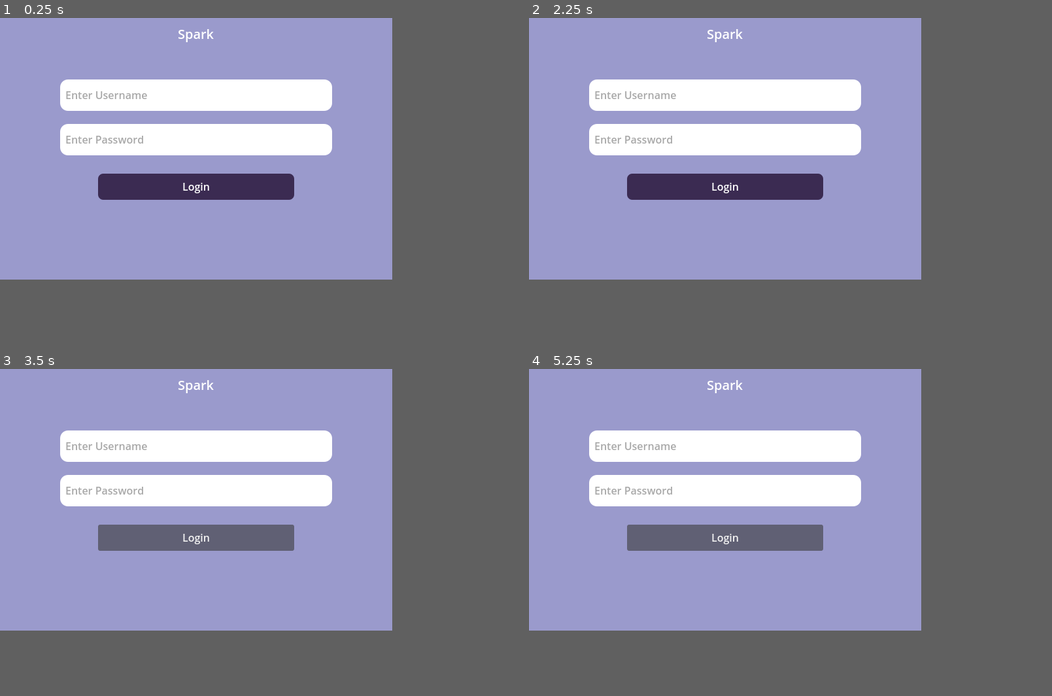
Above: before the commit, frames 1-4 (two rows, left to right).
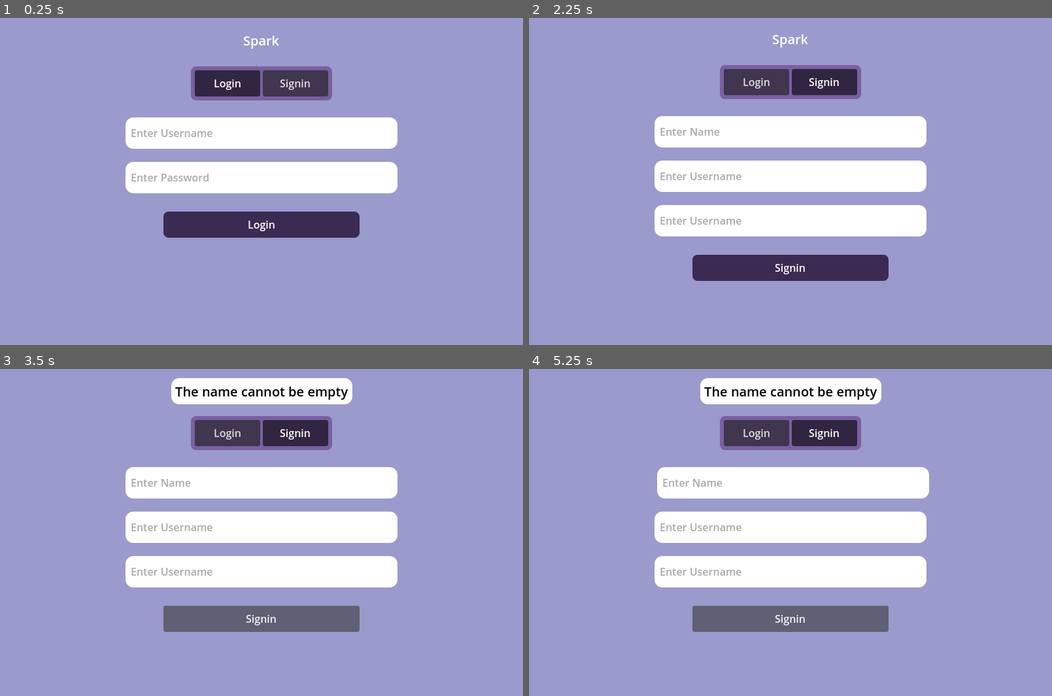
Above: after the commit, the same moments.

Repository: Song-Hong/spark
Game: Godot game, scene res://Pages/Song/Song.tscn
Same seed, same stepped clock (60 frames per second), same inputs: the game is played once before the commit and once after it.
Inputs (mouse positions are in pixels of both pictures, inside the frame that each line leads up to):
- Up to frame 1 (0.25 s): no input
- Up to frame 2 (2.25 s): click "Login" at 0.5 s; click "Login" at 1.25 s; click (748, 70) at 2 s, where only the run after the commit has a clickable "Signin"
- Up to frame 3 (3.5 s): click "Login" (after the commit: "Signin") at 2.75 s
- Up to frame 4 (5.25 s): click "Login" at 3.5 s; click (748, 421) at 4.25 s, where only the run after the commit has a clickable "Signin"; click "Login" (after the commit: "Signin") at 5 s
In our replay, the window is 600x400 before the commit and 800x500 after it. These sizes can differ from the game's own. Grey fills any space a smaller window leaves; there, only what the larger window draws over its background counts as a difference.

The runs differ from the first frame. In frame 1, 19% of the frame differs, in the area x 11-76%, y 3-68%; in frame 2, 25%; in frame 3, 27%; in frame 4, 27%, in the area x 11-77%, y 2-81%.

Commit message:
feat : singin
new module tip
new module Animation
add signin account

Diff:
--- a/Pages/LoginPage/LoginPage.tscn
+++ b/Pages/LoginPage/LoginPage.tscn
@@ -1,15 +1,16 @@
-[gd_scene load_steps=9 format=3 uid="uid://cxo84sklosl5i"]
+[gd_scene load_steps=10 format=3 uid="uid://cxo84sklosl5i"]
 
 [ext_resource type="Script" path="res://Pages/LoginPage/login_page.gd" id="1_icq30"]
 [ext_resource type="ButtonGroup" uid="uid://dsyh40qrwa2jo" path="res://Pages/LoginPage/LoginPage.tres" id="2_47xag"]
 [ext_resource type="Script" path="res://Pages/LoginPage/choose_login_mode_controller.gd" id="3_ynso5"]
 [ext_resource type="Script" path="res://Pages/LoginPage/login_controller.gd" id="4_xc54x"]
+[ext_resource type="Script" path="res://Pages/LoginPage/signin_controller.gd" id="5_u6jfe"]
 
 [sub_resource type="StyleBoxFlat" id="StyleBoxFlat_p5wap"]
 bg_color = Color(0.603922, 0.603922, 0.8, 1)
 
 [sub_resource type="StyleBoxFlat" id="StyleBoxFlat_17m5m"]
-bg_color = Color(0.82606, 0.82606, 0.82606, 1)
+bg_color = Color(0.478708, 0.375359, 0.632119, 1)
 corner_radius_top_left = 8
 corner_radius_top_right = 8
 corner_radius_bottom_right = 8
@@ -37,12 +38,18 @@
 corner_radius_bottom_right = 8
 corner_radius_bottom_left = 8
 
-[node name="LoginPage" type="Node" node_paths=PackedStringArray("Username", "Password", "LoginBtn")]
+[node name="LoginPage" type="Node" node_paths=PackedStringArray("LoginPnael", "Username", "Password", "LoginBtn", "SigninPanel", "SigninName", "SigninUsername", "SigninPassword", "SigninLoginBtn")]
 script = ExtResource("1_icq30")
 ChooseMode = ExtResource("2_47xag")
-Username = NodePath("PanelContainer/View/MarginContainer/VBoxContainer/Username")
-Password = NodePath("PanelContainer/View/MarginContainer/VBoxContainer/Password")
-LoginBtn = NodePath("PanelContainer/View/MarginContainer/VBoxContainer/Button")
+LoginPnael = NodePath("PanelContainer/MarginContainer/View/LoginPanel")
+Username = NodePath("PanelContainer/MarginContainer/View/LoginPanel/VBoxContainer/Username")
+Password = NodePath("PanelContainer/MarginContainer/View/LoginPanel/VBoxContainer/Password")
+LoginBtn = NodePath("PanelContainer/MarginContainer/View/LoginPanel/VBoxContainer/Button")
+SigninPanel = NodePath("PanelContainer/MarginContainer/View/SigninPanel")
+SigninName = NodePath("PanelContainer/MarginContainer/View/SigninPanel/VBoxContainer/Name")
+SigninUsername = NodePath("PanelContainer/MarginContainer/View/SigninPanel/VBoxContainer/Username")
+SigninPassword = NodePath("PanelContainer/MarginContainer/View/SigninPanel/VBoxContainer/Password")
+SigninLoginBtn = NodePath("PanelContainer/MarginContainer/View/SigninPanel/VBoxContainer/Button")
 
 [node name="PanelContainer" type="PanelContainer" parent="."]
 anchors_preset = 15
@@ -54,82 +61,88 @@
 size_flags_vertical = 3
 theme_override_styles/panel = SubResource("StyleBoxFlat_p5wap")
 
-[node name="View" type="VBoxContainer" parent="PanelContainer"]
-layout_mode = 2
-
-[node name="AppTitle" type="MarginContainer" parent="PanelContainer/View"]
-layout_mode = 2
-size_flags_horizontal = 4
-size_flags_vertical = 0
-theme_override_constants/margin_top = 10
-
-[node name="Label" type="Label" parent="PanelContainer/View/AppTitle"]
+[node name="AppTitle" type="MarginContainer" parent="PanelContainer"]
+layout_mode = 2
+size_flags_horizontal = 4
+size_flags_vertical = 0
+theme_override_constants/margin_top = 20
+
+[node name="Label" type="Label" parent="PanelContainer/AppTitle"]
 layout_mode = 2
 theme_override_colors/font_color = Color(1, 1, 1, 1)
 theme_override_font_sizes/font_size = 20
 text = "Spark"
 
-[node name="ChooseLoginMode" type="MarginContainer" parent="PanelContainer/View"]
+[node name="ChooseLoginMode" type="MarginContainer" parent="PanelContainer"]
+layout_mode = 2
+size_flags_horizontal = 4
+size_flags_vertical = 0
+theme_override_constants/margin_top = 80
+
+[node name="Background" type="PanelContainer" parent="PanelContainer/ChooseLoginMode"]
+layout_mode = 2
+theme_override_styles/panel = SubResource("StyleBoxFlat_17m5m")
+
+[node name="HBoxContainer" type="HBoxContainer" parent="PanelContainer/ChooseLoginMode/Background"]
+layout_mode = 2
+
+[node name="Login" type="Button" parent="PanelContainer/ChooseLoginMode/Background/HBoxContainer"]
+custom_minimum_size = Vector2(100, 40)
+layout_mode = 2
+focus_mode = 0
+toggle_mode = true
+button_pressed = true
+button_group = ExtResource("2_47xag")
+text = "Login"
+
+[node name="Signin" type="Button" parent="PanelContainer/ChooseLoginMode/Background/HBoxContainer"]
+custom_minimum_size = Vector2(100, 40)
+layout_mode = 2
+focus_mode = 0
+toggle_mode = true
+button_group = ExtResource("2_47xag")
+text = "Signin"
+
+[node name="QRCode" type="Button" parent="PanelContainer/ChooseLoginMode/Background/HBoxContainer"]
 visible = false
-layout_mode = 2
-size_flags_horizontal = 4
-size_flags_vertical = 0
-theme_override_constants/margin_top = 40
-
-[node name="Background" type="PanelContainer" parent="PanelContainer/View/ChooseLoginMode"]
-layout_mode = 2
-theme_override_styles/panel = SubResource("StyleBoxFlat_17m5m")
-
-[node name="HBoxContainer" type="HBoxContainer" parent="PanelContainer/View/ChooseLoginMode/Background"]
-layout_mode = 2
-
-[node name="Login" type="Button" parent="PanelContainer/View/ChooseLoginMode/Background/HBoxContainer"]
-custom_minimum_size = Vector2(100, 40)
-layout_mode = 2
-focus_mode = 0
-toggle_mode = true
-button_pressed = true
-button_group = ExtResource("2_47xag")
-text = "Login"
-
-[node name="Signin" type="Button" parent="PanelContainer/View/ChooseLoginMode/Background/HBoxContainer"]
-custom_minimum_size = Vector2(100, 40)
-layout_mode = 2
-toggle_mode = true
-button_group = ExtResource("2_47xag")
-text = "Signin"
-
-[node name="QRCode" type="Button" parent="PanelContainer/View/ChooseLoginMode/Background/HBoxContainer"]
+custom_minimum_size = Vector2(100, 40)
+layout_mode = 2
+focus_mode = 0
+toggle_mode = true
+button_group = ExtResource("2_47xag")
+text = "QRCode"
+
+[node name="Other" type="Button" parent="PanelContainer/ChooseLoginMode/Background/HBoxContainer"]
 visible = false
 custom_minimum_size = Vector2(100, 40)
 layout_mode = 2
 focus_mode = 0
 toggle_mode = true
 button_group = ExtResource("2_47xag")
-text = "QRCode"
-
-[node name="Other" type="Button" parent="PanelContainer/View/ChooseLoginMode/Background/HBoxContainer"]
-custom_minimum_size = Vector2(100, 40)
-layout_mode = 2
-focus_mode = 0
-toggle_mode = true
-button_group = ExtResource("2_47xag")
 text = "Forget"
 
-[node name="MarginContainer" type="MarginContainer" parent="PanelContainer/View"]
+[node name="MarginContainer" type="MarginContainer" parent="PanelContainer"]
+layout_mode = 2
+mouse_filter = 2
+theme_override_constants/margin_top = 140
+
+[node name="View" type="VBoxContainer" parent="PanelContainer/MarginContainer"]
+layout_mode = 2
+
+[node name="LoginPanel" type="MarginContainer" parent="PanelContainer/MarginContainer/View"]
 layout_mode = 2
 size_flags_horizontal = 4
 size_flags_vertical = 4
 theme_override_constants/margin_left = 100
-theme_override_constants/margin_top = 60
+theme_override_constants/margin_top = 20
 theme_override_constants/margin_right = 100
 theme_override_constants/margin_bottom = 100
 
-[node name="VBoxContainer" type="VBoxContainer" parent="PanelContainer/View/MarginContainer"]
+[node name="VBoxContainer" type="VBoxContainer" parent="PanelContainer/MarginContainer/View/LoginPanel"]
 layout_mode = 2
 theme_override_constants/separation = 36
 
-[node name="Username" type="LineEdit" parent="PanelContainer/View/MarginContainer/VBoxContainer"]
+[node name="Username" type="LineEdit" parent="PanelContainer/MarginContainer/View/LoginPanel/VBoxContainer"]
 custom_minimum_size = Vector2(400, 32)
 layout_mode = 2
 size_flags_horizontal = 4
@@ -142,7 +155,7 @@
 theme_override_styles/normal = SubResource("StyleBoxFlat_jcxrl")
 placeholder_text = "Enter Username"
 
-[node name="Password" type="LineEdit" parent="PanelContainer/View/MarginContainer/VBoxContainer"]
+[node name="Password" type="LineEdit" parent="PanelContainer/MarginContainer/View/LoginPanel/VBoxContainer"]
 custom_minimum_size = Vector2(400, 32)
 layout_mode = 2
 size_flags_horizontal = 4
@@ -156,7 +169,7 @@
 placeholder_text = "Enter Password"
 secret = true
 
-[node name="Button" type="Button" parent="PanelContainer/View/MarginContainer/VBoxContainer"]
+[node name="Button" type="Button" parent="PanelContainer/MarginContainer/View/LoginPanel/VBoxContainer"]
 custom_minimum_size = Vector2(300, 40)
 layout_mode = 2
 size_flags_horizontal = 4
@@ -166,6 +179,70 @@
 text = "Login
 "
 
+[node name="SigninPanel" type="MarginContainer" parent="PanelContainer/MarginContainer/View"]
+visible = false
+layout_mode = 2
+size_flags_horizontal = 4
+size_flags_vertical = 4
+theme_override_constants/margin_left = 100
+theme_override_constants/margin_top = 20
+theme_override_constants/margin_right = 100
+theme_override_constants/margin_bottom = 100
+
+[node name="VBoxContainer" type="VBoxContainer" parent="PanelContainer/MarginContainer/View/SigninPanel"]
+layout_mode = 2
+theme_override_constants/separation = 36
+
+[node name="Name" type="LineEdit" parent="PanelContainer/MarginContainer/View/SigninPanel/VBoxContainer"]
+custom_minimum_size = Vector2(400, 32)
+layout_mode = 2
+size_flags_horizontal = 4
+size_flags_vertical = 0
+theme_override_colors/caret_color = Color(0, 0, 0, 1)
+theme_override_colors/font_placeholder_color = Color(0.65834, 0.65834, 0.65834, 1)
+theme_override_colors/font_color = Color(0, 0, 0, 1)
+theme_override_styles/focus = SubResource("StyleBoxFlat_jcxrl")
+theme_override_styles/read_only = SubResource("StyleBoxFlat_jcxrl")
+theme_override_styles/normal = SubResource("StyleBoxFlat_jcxrl")
+placeholder_text = "Enter Name"
+
+[node name="Username" type="LineEdit" parent="PanelContainer/MarginContainer/View/SigninPanel/VBoxContainer"]
+custom_minimum_size = Vector2(400, 32)
+layout_mode = 2
+size_flags_horizontal = 4
+size_flags_vertical = 0
+theme_override_colors/caret_color = Color(0, 0, 0, 1)
+theme_override_colors/font_placeholder_color = Color(0.65834, 0.65834, 0.65834, 1)
+theme_override_colors/font_color = Color(0, 0, 0, 1)
+theme_override_styles/focus = SubResource("StyleBoxFlat_jcxrl")
+theme_override_styles/read_only = SubResource("StyleBoxFlat_jcxrl")
+theme_override_styles/normal = SubResource("StyleBoxFlat_jcxrl")
+placeholder_text = "Enter Username"
+
+[node name="Password" type="LineEdit" parent="PanelContainer/MarginContainer/View/SigninPanel/VBoxContainer"]
+custom_minimum_size = Vector2(400, 32)
+layout_mode = 2
+size_flags_horizontal = 4
+size_flags_vertical = 0
+theme_override_colors/caret_color = Color(0, 0, 0, 1)
+theme_override_colors/font_placeholder_color = Color(0.65834, 0.65834, 0.65834, 1)
+theme_override_colors/font_color = Color(0, 0, 0, 1)
+theme_override_styles/focus = SubResource("StyleBoxFlat_jcxrl")
+theme_override_styles/read_only = SubResource("StyleBoxFlat_jcxrl")
+theme_override_styles/normal = SubResource("StyleBoxFlat_jcxrl")
+placeholder_text = "Enter Username"
+secret = true
+
+[node name="Button" type="Button" parent="PanelContainer/MarginContainer/View/SigninPanel/VBoxContainer"]
+custom_minimum_size = Vector2(300, 40)
+layout_mode = 2
+size_flags_horizontal = 4
+focus_mode = 0
+theme_override_colors/font_color = Color(1, 1, 1, 1)
+theme_override_styles/normal = SubResource("StyleBoxFlat_d6xcu")
+text = "Signin
+"
+
 [node name="Controller" type="Node" parent="."]
 
 [node name="ChooseLoginModeController" type="Node" parent="Controller"]
@@ -173,3 +250,6 @@
 
 [node name="LoginController" type="Node" parent="Controller"]
 script = ExtResource("4_xc54x")
+
+[node name="SigninController" type="Node" parent="Controller"]
+script = ExtResource("5_u6jfe")
--- a/Pages/LoginPage/choose_login_mode_controller.gd
+++ b/Pages/LoginPage/choose_login_mode_controller.gd
@@ -11,5 +11,10 @@
 
 #模式切换
 func mode_change(btn):
-	print(btn.name)
-	pass
+	match btn.name:
+		"Login":
+			$"../..".LoginPnael.visible  = true
+			$"../..".SigninPanel.visible = false
+		"Signin":
+			$"../..".LoginPnael.visible  = false
+			$"../..".SigninPanel.visible = true
--- a/Pages/LoginPage/login_controller.gd
+++ b/Pages/LoginPage/login_controller.gd
@@ -21,6 +21,7 @@
 
 #当获取到登陆请求回馈
 func _on_login_state_receive(data):
+	print(data)
 	if data.S == 1: #登陆成功
 		#将当前登陆ID存储至数据中
 		Song.Module.Data.SelfID = data.ID
@@ -30,7 +31,6 @@
 		var view  = $"../..".get_parent()
 		var scene = load("res://Pages/MainPage/MainPage.tscn").instantiate()
 		view.add_child(scene)
-		scene = null
 		view.remove_child($"../..")
 	else:           #登陆失败
 		print("登陆失败")
--- a/Pages/LoginPage/login_page.gd
+++ b/Pages/LoginPage/login_page.gd
@@ -1,11 +1,19 @@
 #登陆场景
 extends Node
 
-@export var ChooseMode:ButtonGroup #选择的登陆模式
-@export var Username:LineEdit      #账号
-@export var Password:LineEdit      #密码
-@export var LoginBtn:Button        #登陆按钮
+@export var ChooseMode:ButtonGroup      #选择的登陆模式
+
+@export var LoginPnael:MarginContainer  #登陆界面
+@export var Username:LineEdit           #账号
+@export var Password:LineEdit           #密码
+@export var LoginBtn:Button             #登陆按钮
+
+@export var SigninPanel:MarginContainer #注册界面
+@export var SigninName:LineEdit         #名称
+@export var SigninUsername:LineEdit     #账号
+@export var SigninPassword:LineEdit     #密码
+@export var SigninLoginBtn:Button       #登陆按钮
 
 #初始化
 func _ready():
-	get_window().size = Vector2(600,400)
+	get_window().size = Vector2(800,500)
--- /dev/null
+++ b/Pages/LoginPage/signin_controller.gd
@@ -0,0 +1,72 @@
+#注册管理
+extends Node
+
+#初始化
+func _ready():
+	$"../..".SigninLoginBtn.connect("pressed",Callable(self,"_on_pressed"))
+	Song.Module.Net.receive.connect("singin_state_receive",Callable(self,"_on_singin_state_receive"))
+
+#退出时清除订阅
+func _exit_tree():
+	$"../..".SigninLoginBtn.disconnect("pressed",Callable(self,"_on_pressed"))
+	Song.Module.Net.receive.disconnect("singin_state_receive",Callable(self,"_on_singin_state_receive"))
+
+#当按钮点击时
+func _on_pressed():
+	#获取输入值
+	var new_name = str($"../..".SigninName.text)
+	var username = str($"../..".SigninUsername.text)
+	var password = str($"../..".SigninPassword.text)
+
+	print("注册")
+	#用户名检测
+	if new_name == "" or new_name.length()<1:
+		Song.Module.Tip.tip("The name cannot be empty")
+		Song.Module.AnimationU.shake($"../..".SigninName)
+		return
+	elif new_name.length() < 4:
+		Song.Module.Tip.tip("Name number must be greater than 4 digits")
+		Song.Module.AnimationU.shake($"../..".SigninName)
+		return
+
+	#账号检测
+	if username == "":
+		Song.Module.Tip.tip("The username cannot be empty")
+		Song.Module.AnimationU.shake($"../..".SigninUsername)
+		return
+	elif username.length() < 8:
+		Song.Module.Tip.tip("Username number must be greater than 8 digits")
+		Song.Module.AnimationU.shake($"../..".SigninUsername)
+		return
+
+	if password == "":
+		Song.Module.Tip.tip("The password cannot be empty")
+		Song.Module.AnimationU.shake($"../..".SigninPassword)
+		return
+	elif password.length() < 8:
+		Song.Module.Tip.tip("Password number must be greater than 8 digits")
+		Song.Module.AnimationU.shake($"../..".SigninPassword)
+		return
+
+	#向服务器发送注册请求
+	var json     = NetJson.new()
+	json.Type    = 10002
+	json.Data.U  = username
+	json.Data.P  = password
+	json.Data.N  = new_name
+	Song.Module.Net.send(json.to_json())
+
+func _on_singin_state_receive(data):
+	#S:是否注册成功;ID:用户ID(只会在注册成功时返回)
+	if data.S == 1: #注册成功
+		Song.Module.Data.SelfID = data.ID
+		Song.Module.Data.Name   = $"../..".SigninName.text
+
+		#切换场景
+		var view  = $"../..".get_parent()
+		var scene = load("res://Pages/MainPage/MainPage.tscn").instantiate()
+		view.add_child(scene)
+		view.remove_child($"../..")
+	else:
+		Song.Module.Tip.tip("Account duplication")
+		Song.Module.AnimationU.shakei(get_window())
--- /dev/null
+++ b/Pages/Song/Perfabs/tip.gd
@@ -0,0 +1,10 @@
+#提示界面
+extends Label
+
+#销毁时间
+var destory_time = 3
+
+#自销毁
+func _ready():
+	await get_tree().create_timer(destory_time).timeout
+	get_parent().remove_child(self)
--- /dev/null
+++ b/Pages/Song/Perfabs/tip.tscn
@@ -0,0 +1,34 @@
+[gd_scene load_steps=3 format=3 uid="uid://dc34vjkr6oxuk"]
+
+[ext_resource type="Script" path="res://Pages/Song/Perfabs/tip.gd" id="1_51vmt"]
+
+[sub_resource type="StyleBoxFlat" id="StyleBoxFlat_x25p0"]
+bg_color = Color(1, 1, 1, 1)
+corner_radius_top_left = 12
+corner_radius_top_right = 12
+corner_radius_bottom_right = 12
+corner_radius_bottom_left = 12
+expand_margin_left = 6.0
+expand_margin_top = 6.0
+expand_margin_right = 6.0
+expand_margin_bottom = 6.0
+
+[node name="Tip" type="Label"]
+z_index = 10
+custom_minimum_size = Vector2(200, 20)
+anchors_preset = 5
+anchor_left = 0.5
+anchor_right = 0.5
+offset_left = -100.0
+offset_top = 20.0
+offset_right = 100.0
+offset_bottom = 48.0
+grow_horizontal = 2
+size_flags_vertical = 1
+theme_override_colors/font_color = Color(0, 0, 0, 1)
+theme_override_font_sizes/font_size = 20
+theme_override_styles/normal = SubResource("StyleBoxFlat_x25p0")
+text = "Hello"
+horizontal_alignment = 1
+vertical_alignment = 1
+script = ExtResource("1_51vmt")
--- a/Pages/Song/Song.tscn
+++ b/Pages/Song/Song.tscn
@@ -6,18 +6,26 @@
 [ext_resource type="Script" path="res://Pages/Song/net_connection_controller.gd" id="4_jhfi1"]
 [ext_resource type="Script" path="res://Pages/Song/net_data_parsing_controller.gd" id="5_gpe0a"]
 [ext_resource type="Script" path="res://Pages/Song/data_controller.gd" id="6_gue32"]
+[ext_resource type="Script" path="res://Pages/Song/tip_controller.gd" id="7_lc1vg"]
+[ext_resource type="PackedScene" uid="uid://dc34vjkr6oxuk" path="res://Pages/Song/Perfabs/tip.tscn" id="8_bgguq"]
+[ext_resource type="Script" path="res://Pages/Song/animation_controller.gd" id="9_0oiqm"]
 
-[node name="Song" type="Node" node_paths=PackedStringArray("Net", "Data")]
+[node name="Song" type="Node" node_paths=PackedStringArray("Net", "Data", "Tip", "AnimationU")]
 script = ExtResource("1_0nhxl")
 StartPage = ExtResource("2_3w26m")
 Net = NodePath("Controller/NetController")
 Data = NodePath("Controller/DataController")
+Tip = NodePath("Controller/TipController")
+AnimationU = NodePath("Controller/AnimationController")
 
 [node name="View" type="Control" parent="."]
 layout_mode = 3
-anchors_preset = 0
-offset_right = 40.0
-offset_bottom = 40.0
+anchors_preset = 15
+anchor_right = 1.0
+anchor_bottom = 1.0
+grow_horizontal = 2
+grow_vertical = 2
+mouse_filter = 2
 
 [node name="Controller" type="Node" parent="."]
 
@@ -36,3 +44,10 @@
 
 [node name="DataController" type="Node" parent="Controller"]
 script = ExtResource("6_gue32")
+
+[node name="TipController" type="Node" parent="Controller"]
+script = ExtResource("7_lc1vg")
+TipPanel = ExtResource("8_bgguq")
+
+[node name="AnimationController" type="Node" parent="Controller"]
+script = ExtResource("9_0oiqm")
--- /dev/null
+++ b/Pages/Song/animation_controller.gd
@@ -0,0 +1,30 @@
+#动画管理
+extends Node
+class_name Module_Aniamtion
+
+# 抖动
+# extent 幅度 count 次数 time 每次时间间隔
+func shake(item,extent = Vector2(6,0),count = 10,time = 0.02):
+	var position = item.position
+	var tween = get_tree().create_tween()
+	for i in range(count):
+		tween.tween_property(item,"position",item.position+extent,time)
+		tween.tween_property(item,"position",item.position-extent,time)
+	await tween.finished
+	item.position = position
+
+# 抖动
+# extent 幅度 count 次数 time 每次时间间隔
+func shakei(item,extent = Vector2i(6,0),count = 10,time = 0.02):
+	var tween = get_tree().create_tween()
+	for i in range(count):
+		tween.tween_property(item,"position",item.position+extent,time)
+		tween.tween_property(item,"position",item.position-extent,time)
+
+#尺寸变化回归
+#target 变化值
+func scale_out_back(item,target=Vector2(1.2,1.2),time = 0.1):
+	var default = item.scale
+	var tween = get_tree().create_tween()
+	tween.tween_property(item,"scale",target,time)
+	tween.tween_property(item,"scale",default,time)
--- a/Pages/Song/net_data_parsing_controller.gd
+++ b/Pages/Song/net_data_parsing_controller.gd
@@ -2,9 +2,10 @@
 extends Node
 class_name Module_Net_Receive
 
-signal login_state_receive   #登陆状态请求
-signal friend_list_receive   #好友列表请求
-signal friend_msg_receive    #接收到好友消息
+signal login_state_receive   #10001 登陆状态请求
+signal singin_state_receive  #10002 注册状态请求
+signal friend_list_receive   #10003 好友列表请求
+signal friend_msg_receive    #10005 接收到好友消息
 signal friend_add_receive    #10006 接收到好友申请
 signal friend_agree_receive  #10007 接收到同意好友请求
 signal friend_search_receive #10008 好友搜索请求
@@ -26,7 +27,7 @@
 		10001: #登陆请求
 			login_state_receive.emit(json.Data)
 		10002: #注册请求
-			pass
+			singin_state_receive.emit(json.Data)
 		10003: #好友列表查询
 			friend_list_receive.emit(json.Data)
 		10004: #发送消息
--- a/Pages/Song/song.gd
+++ b/Pages/Song/song.gd
@@ -5,9 +5,11 @@
 func _init():Module=self
 
 ## 初始场景
-@export var StartPage:PackedScene #初始场景
-@export var Net:Module_Net        #网络模块
-@export var Data:Module_Data      #数据模块
+@export var StartPage:PackedScene       #初始场景
+@export var Net:Module_Net              #网络模块
+@export var Data:Module_Data            #数据模块
+@export var Tip:Module_Tip              #提示模块
+@export var AnimationU:Module_Aniamtion #动画模块
 
 func _ready():
 	## 初始化加载场景
--- /dev/null
+++ b/Pages/Song/tip_controller.gd
@@ -0,0 +1,22 @@
+#提示模块
+extends Node
+class_name Module_Tip
+
+@export var TipPanel:PackedScene
+
+func _ready():
+	pass
+
+#普通提示
+func tip(msg):
+	create_Tip(msg)
+
+#警告提示
+func warring():
+	pass
+
+#创建提示
+func create_Tip(msg):
+	var tip = TipPanel.instantiate()
+	tip.text = msg
+	$"../../View".add_child(tip)
Not shown: 1 places in Pages/Song/Song.tscn that only renumber resources
